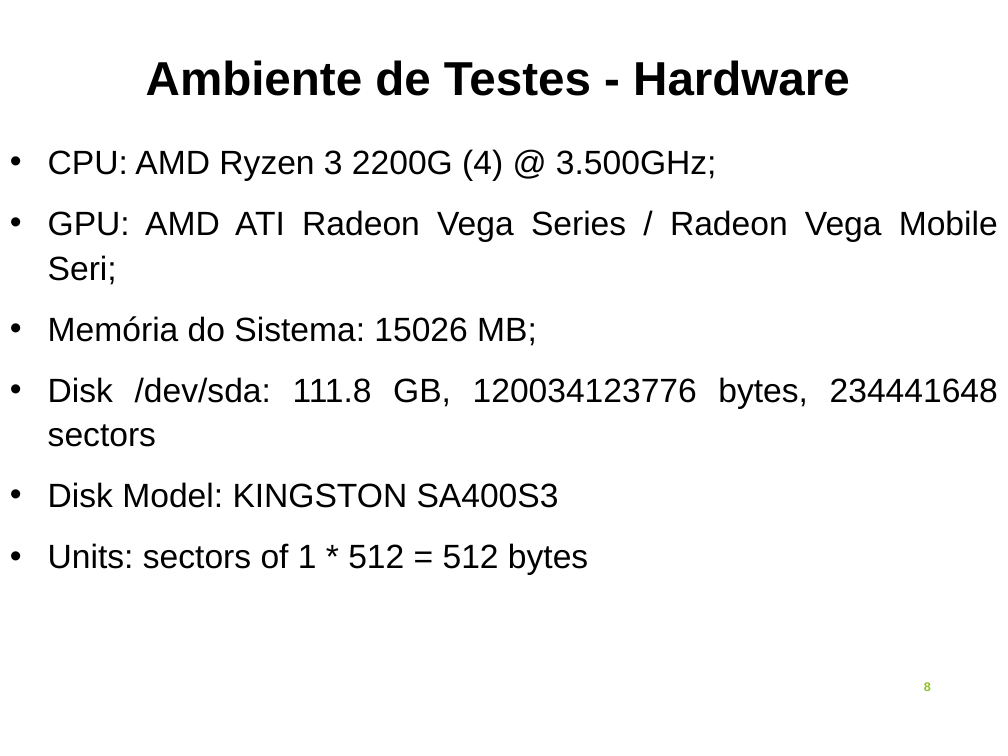
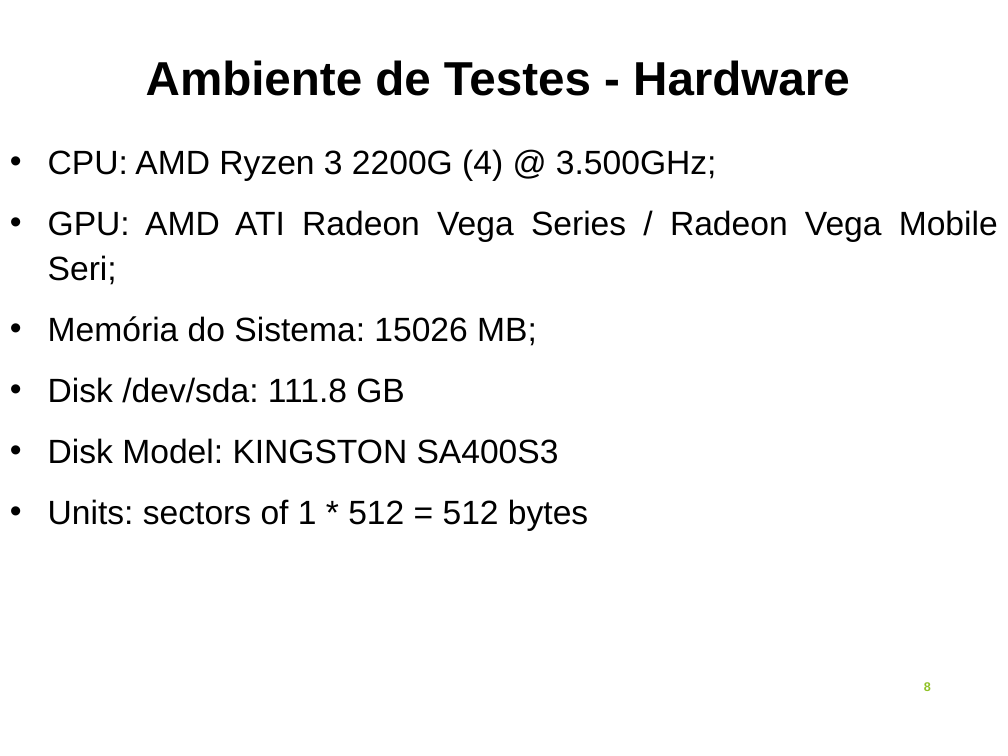
Before and after one commit to alexsandro-matias/TPC-H, a slide deck: slide 8 of final-doc/apresentacao-defesa-tcc.ppt. Drawn at 1008x756 pixels with LibreOffice and Linux fonts; fonts in the diff are those of the drawing. Boxes give left, top, right and bottom in pixels: in the first picture for what was removed or moved away, otherwise in the second. Text is boxed around its words. In the diff, an @@ line names an element or a change of style, - is before the commit and + after.

```diff
--- a/final-doc/apresentacao-defesa-tcc.ppt
+++ b/final-doc/apresentacao-defesa-tcc.ppt
@@ text at <box>48,377,405,403</box>: text changed @@
-• Disk /dev/sda: 111.8 GB, 120034123776 bytes, 234441648 sectors
+• Disk /dev/sda: 111.8 GB
```
Also in this commit, not shown: 7 other slides changed, 2 slides added, 3 other files.
